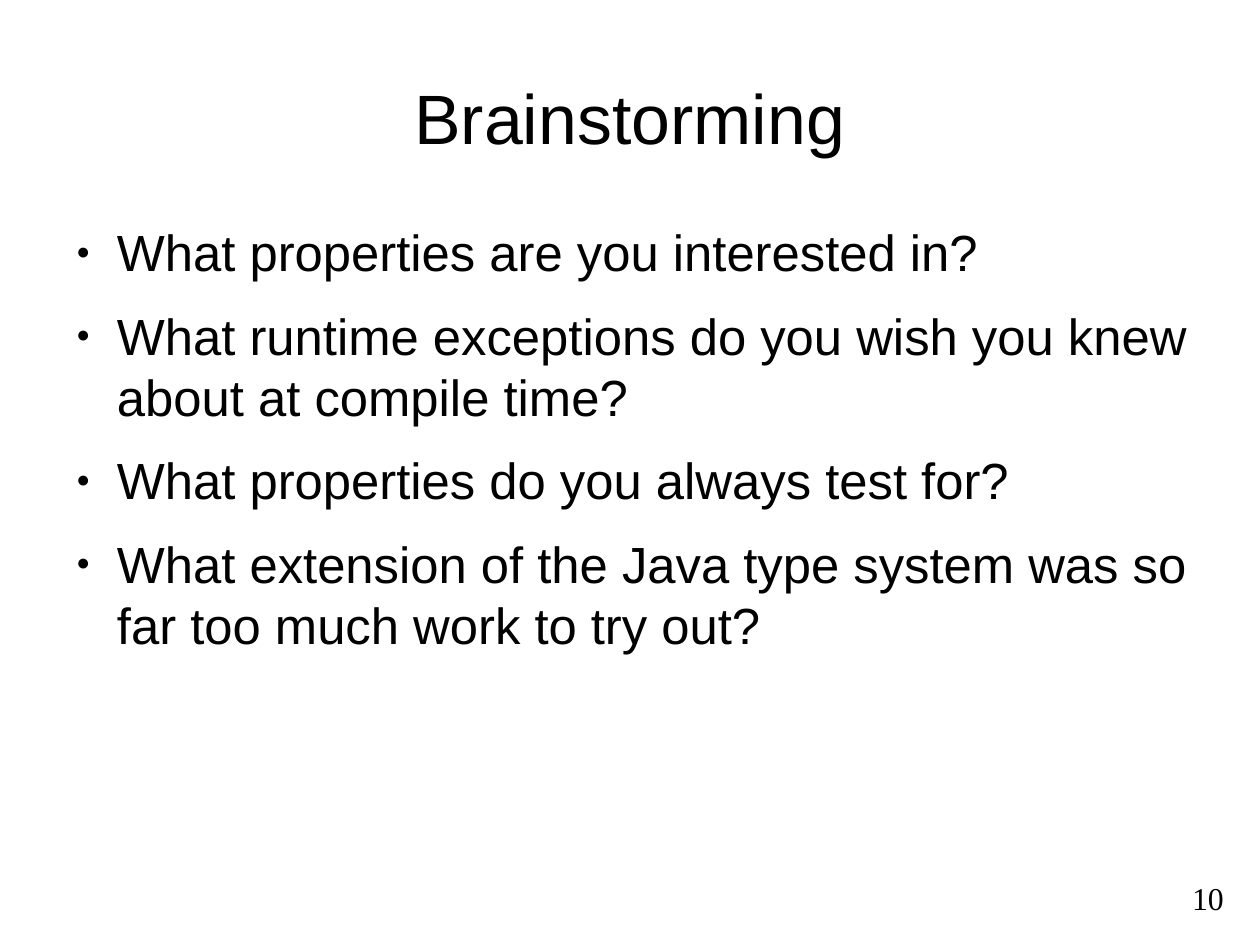
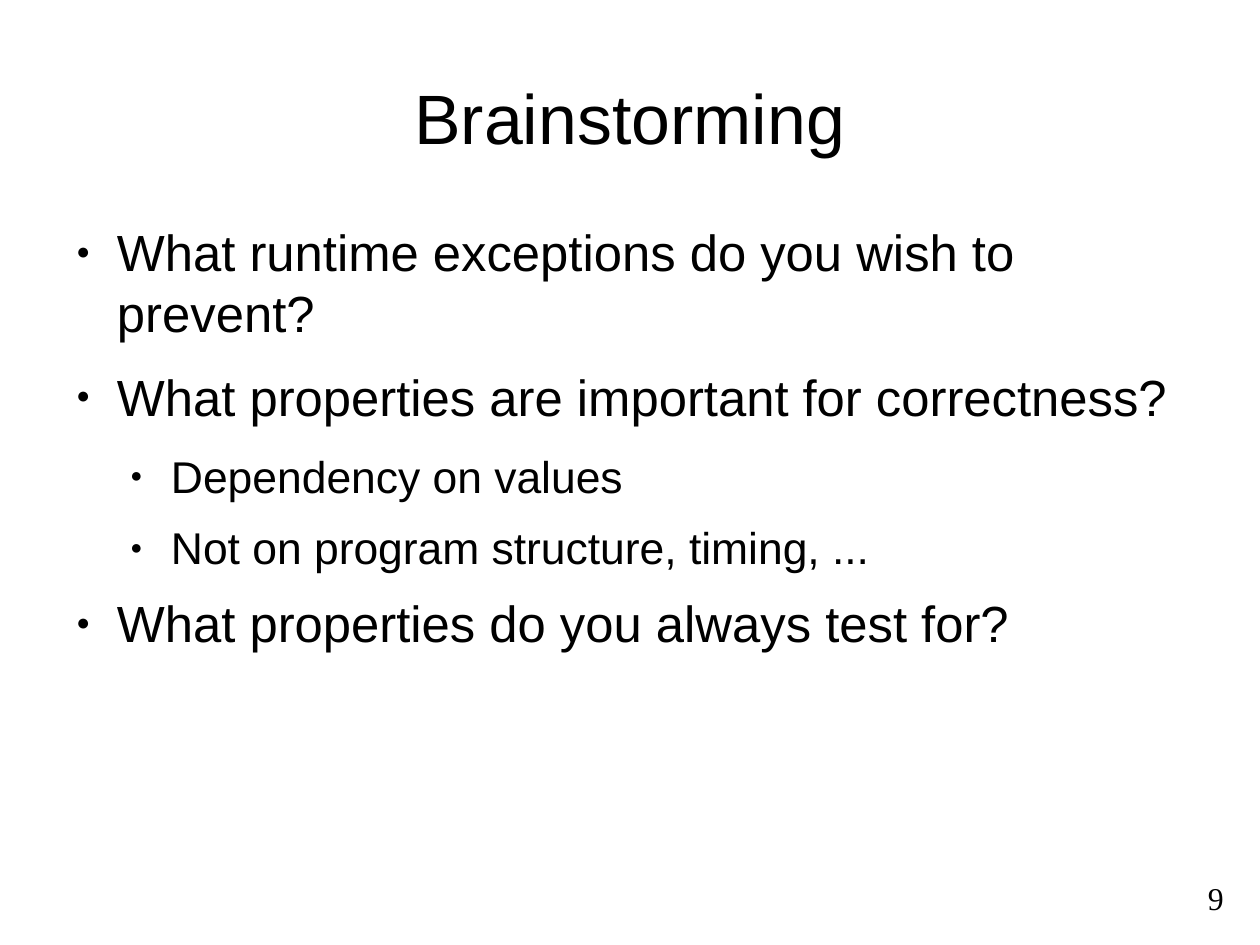
Before and after one commit to reprogrammer/checker-framework, a slide deck: slide 9 of demos/2011-OSBridge/usage.odp (slide 10 before the commit). Drawn at 1260x945 pixels with LibreOffice and Linux fonts; fonts in the diff are those of the drawing. Boxes give left, top, right and bottom in pixels: in the first picture for what was removed or moved away, otherwise in the second. Text is boxed around its words. In the diff, an @@ line names an element or a change of style, - is before the commit and + after.

```diff
--- a/demos/2011-OSBridge/usage.odp
+++ b/demos/2011-OSBridge/usage.odp
@@ text at [117, 234, 1167, 574]: text changed @@
-● What properties are you interested in?
-● What runtime exceptions do you wish you knew about at compile time?
+● What runtime exceptions do you wish to prevent?
+● What properties are important for correctness?
+  ● Dependency on values
+  ● Not on program structure, timing, ...
@@ text at [117, 546, 1187, 654]: paragraph removed @@
-● What extension of the Java type system was so far too much work to try out?
@@ page number at [1208, 889, 1224, 911]: text changed @@
-10
+9
```
Also in this commit, not shown: 3 other slides changed, 1 slide added, 2 slides removed, 2 other files.
